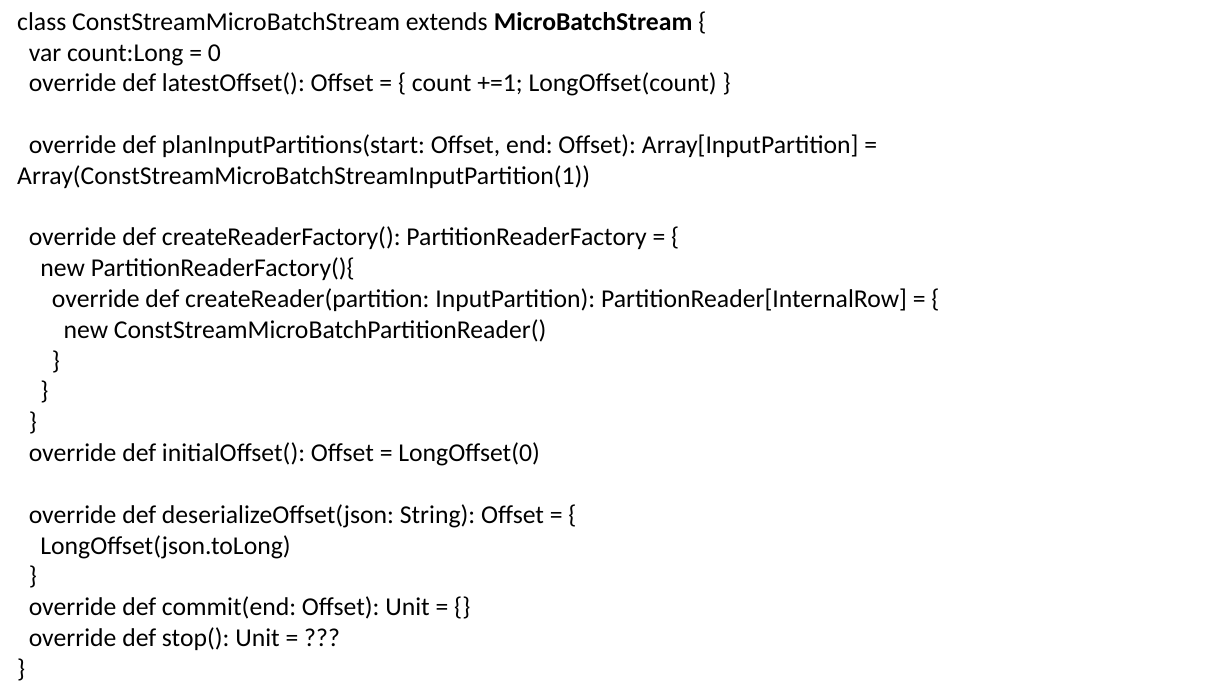
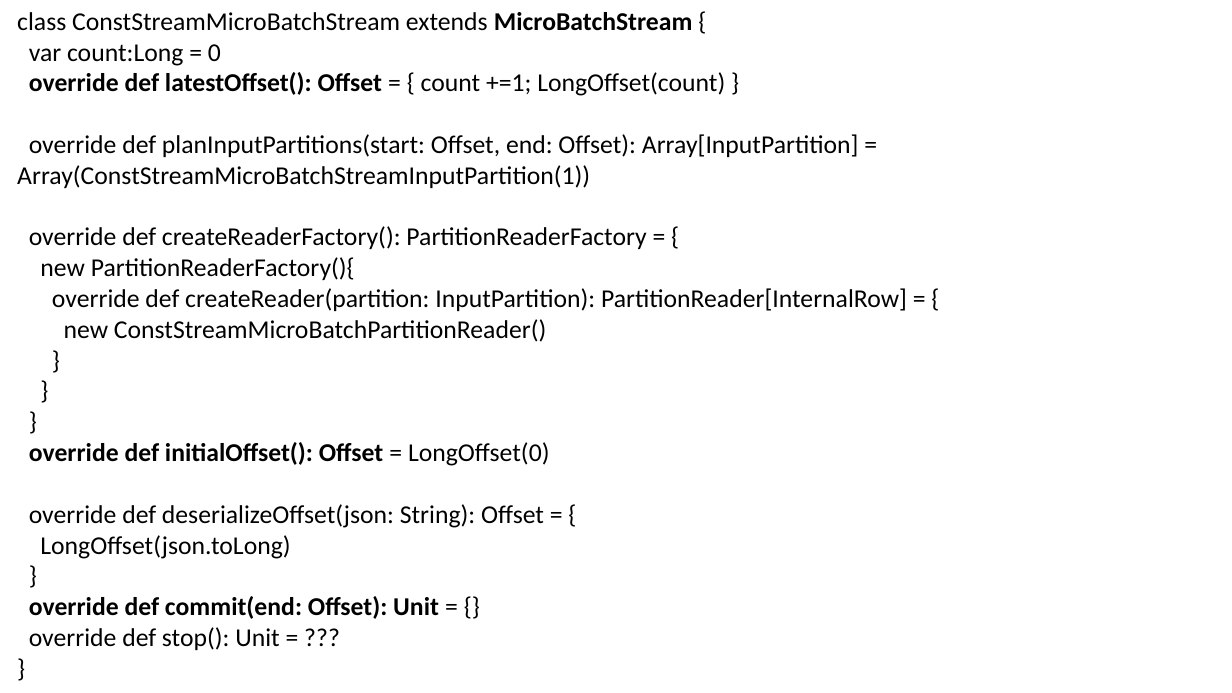
Before and after one commit to nkudinov/apache_spark_pptx, a slide deck: slide 13 of Spark_Custom_Stream_Sources_v2.pptx (slide 9 before the commit). Drawn at 1232x693 pixels with LibreOffice and Linux fonts; fonts in the diff are those of the drawing. Boxes give left, top, right and bottom in pixels: in the first picture for what was removed or moved away, otherwise in the second. Text is boxed around its words. In the diff, an @@ line names an element or a change of style, - is before the commit and + after.

```diff
--- a/Spark_Custom_Stream_Sources_v2.pptx
+++ b/Spark_Custom_Stream_Sources_v2.pptx
@@ text at box(29, 72, 725, 619): bold on in "override def latestOffset(): Offset", "override def initialOffset(): Offset", "override def commit(end: Offset): Unit" @@
```
Also in this commit, not shown: 5 slides added, 1 slide removed.
